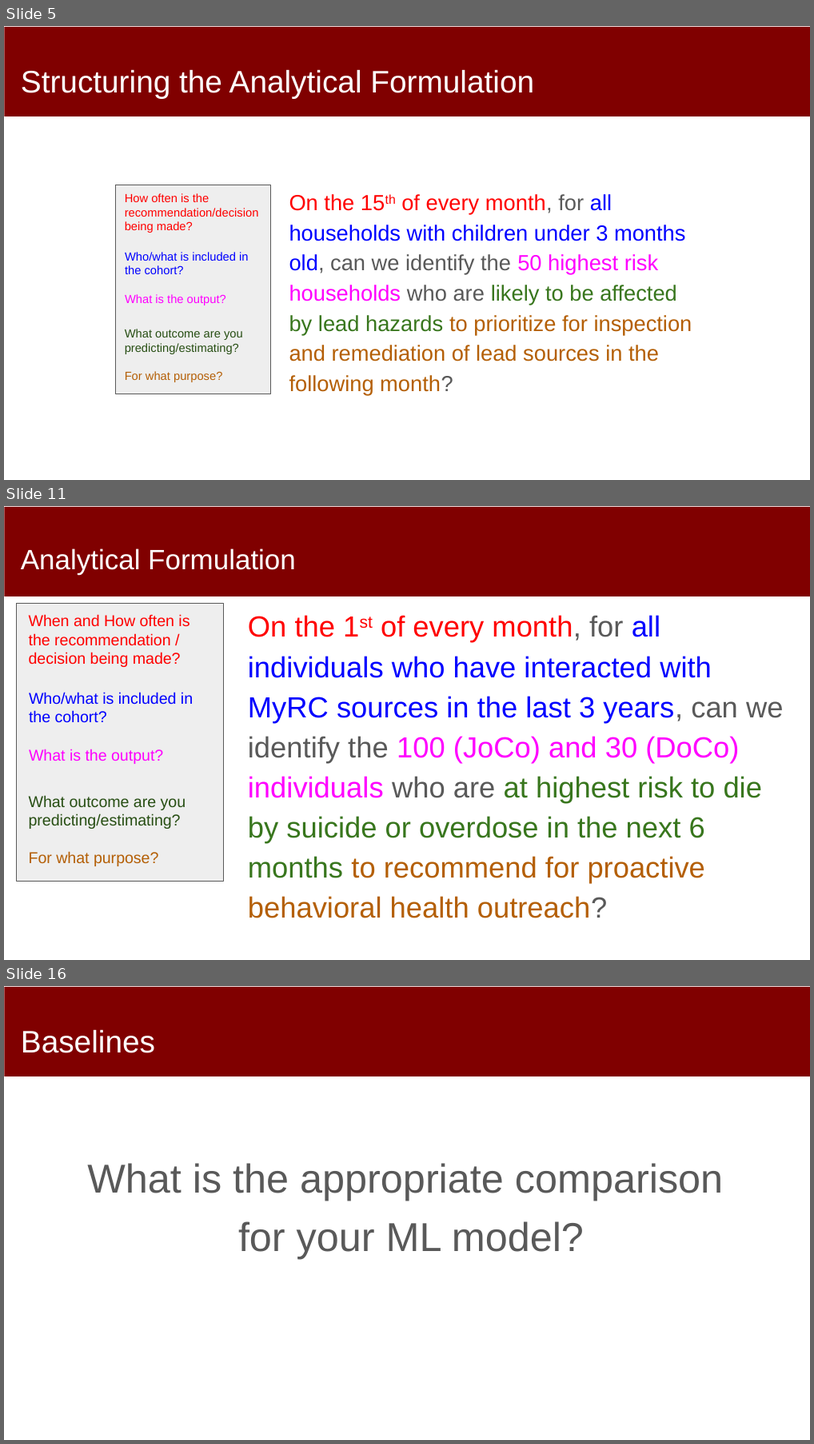
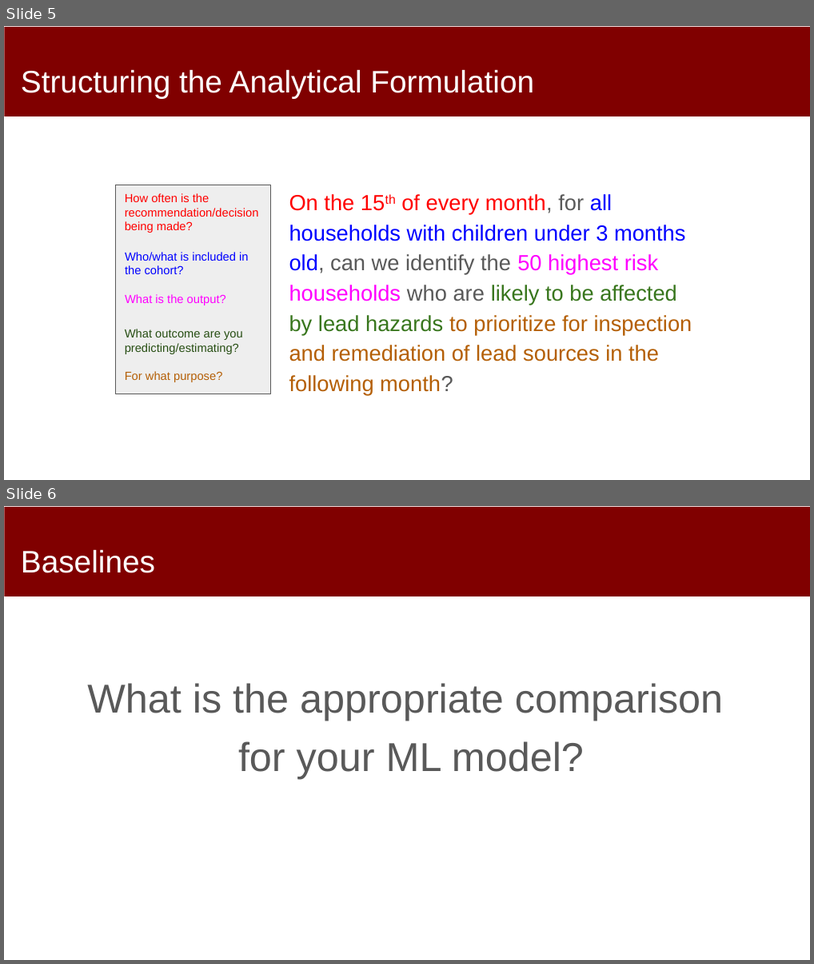
Before and after one commit to dssg/mlforpublicpolicylab, a slide deck: Lectures/09-Machine-Learning-Pipelines.pptx. Shown one above the other, each under a label of ours: slides 5, 11 and 16 before the commit, slides 5 and 6 after it; the slides between them are not shown. The pictures are 814x1444 and 814x964 pixels, drawn with LibreOffice and Linux fonts; fonts in the diff are those of the drawing. Boxes give left, top, right and bottom in pixels: in the first picture for what was removed or moved away, otherwise in the second. Text is boxed around its words. In the diff, an @@ line names an element or a change of style, - is before the commit and + after.

```diff
--- a/Lectures/09-Machine-Learning-Pipelines.pptx
+++ b/Lectures/09-Machine-Learning-Pipelines.pptx
@@ slide 11 removed at [4, 506, 810, 960], background #FFFFFF; not listed: 1 template element that a slide beside it also shows @@
@@ title removed at [21, 548, 296, 575] @@
-Analytical Formulation
@@ rectangle removed at [17, 603, 223, 881] @@
@@ text removed at [29, 614, 190, 667] @@
-When and How often is the recommendation / decision being made?
@@ text removed at [248, 615, 783, 884] @@
-On the 1st of every month, for all individuals who have interacted with MyRC sources in the last 3 years, can we identify the 100 (JoCo) and 30 (DoCo) individuals who are at highest risk to die by suicide or overdose in the next 6 months to recommend for proactive behavioral health outreach?
@@ text removed at [29, 692, 193, 723] @@
-Who/what is included in the cohort?
@@ text removed at [29, 748, 163, 764] @@
-What is the output?
@@ text removed at [29, 795, 186, 866] @@
-What outcome are you predicting/estimating?
-For what purpose?
@@ what was slide 16 is now slide 6 @@
```
Also in this commit, not shown: 4 slides changed, 9 other slides removed, 1 other file.
